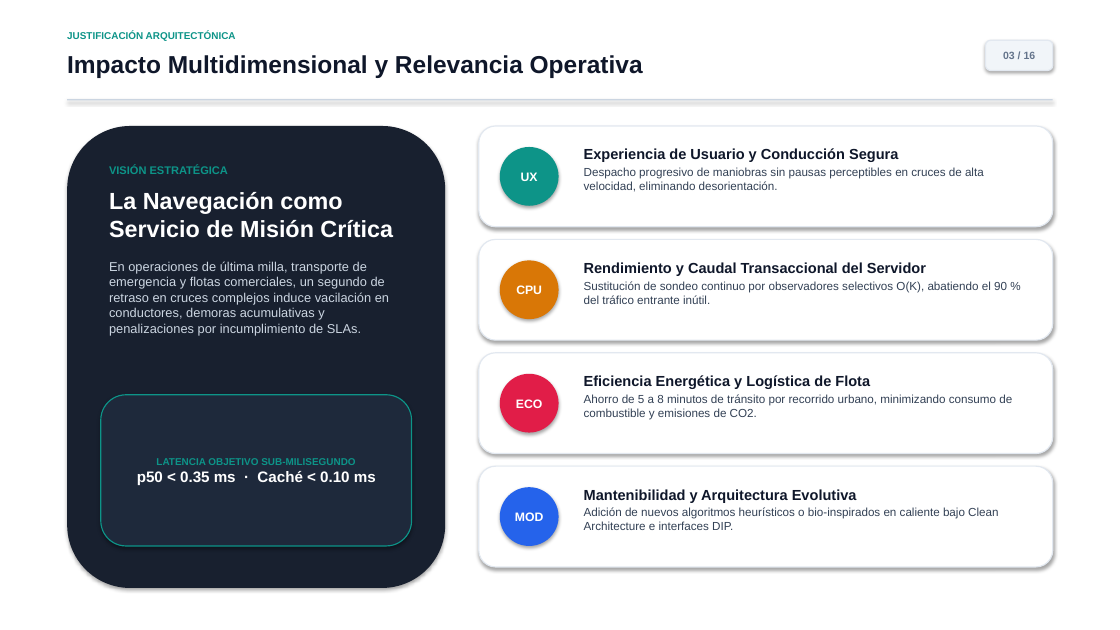
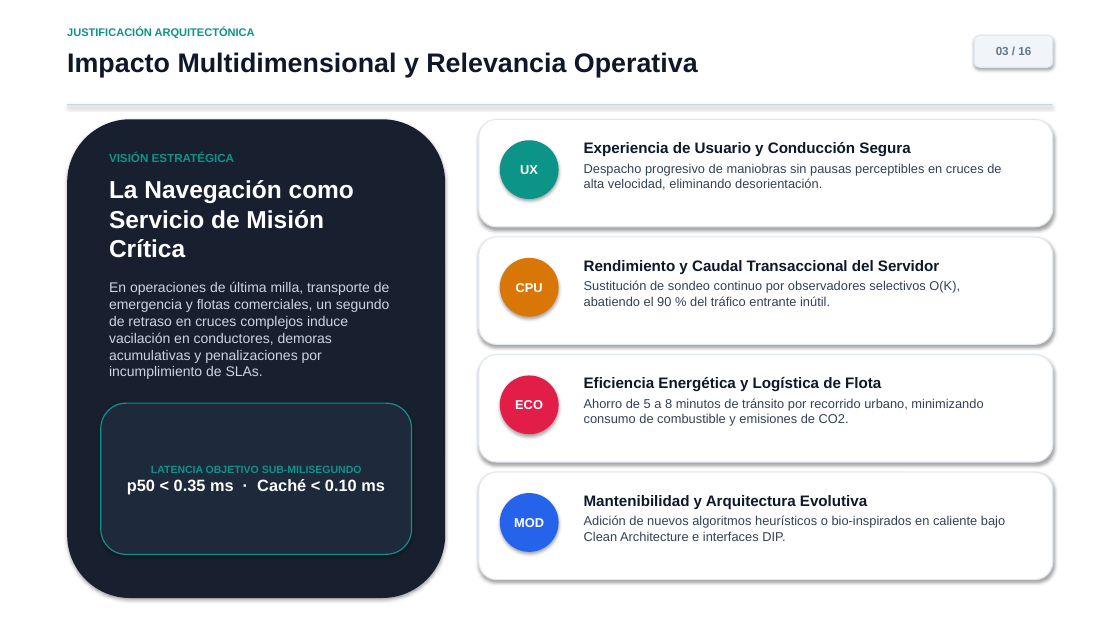
Before and after one commit to Alboguaci/nexusnav-routing-architecture, a slide deck: slide 3 of NexusNav_Presentacion_Arquitectura.pptx. Drawn at 1120x630 pixels with LibreOffice and Linux fonts; fonts in the diff are those of the drawing. Boxes give left, top, right and bottom in pixels: in the first picture for what was removed or moved away, otherwise in the second. Text is boxed around its words. In the diff, an @@ line names an element or a change of style, - is before the commit and + after.

```diff
--- a/NexusNav_Presentacion_Arquitectura.pptx
+++ b/NexusNav_Presentacion_Arquitectura.pptx
@@ text "JUSTIFICACIÓN ARQUITECTÓNICA" at (67, 27, 255, 38): size 8.5 to 9.5 pt @@
@@ text "Impacto Multidimensional y Relevancia Operativa" at (67, 52, 698, 77): size 21 to 23 pt @@
@@ rounded rectangle "03 / 16": place and size @@
-rounded rectangle "03 / 16" at (986, 40, 1053, 71)
+rounded rectangle "03 / 16" at (975, 35, 1053, 67)
@@ rounded rectangle "03 / 16" at (975, 35, 1053, 67): size 9 to 10 pt @@
@@ rectangle: place and size @@
-rectangle at (67, 99, 1053, 101)
+rectangle at (67, 104, 1053, 106)
@@ rounded rectangle: place and size @@
-rounded rectangle at (67, 126, 445, 588)
+rounded rectangle at (67, 119, 445, 598)
@@ rounded rectangle: place and size @@
-rounded rectangle at (479, 126, 1053, 227)
+rounded rectangle at (479, 119, 1053, 227)
@@ text "VISIÓN ESTRATÉGICA": place and size @@
-text "VISIÓN ESTRATÉGICA" at (109, 166, 393, 336)
+text "VISIÓN ESTRATÉGICA" at (109, 154, 390, 379)
@@ text "VISIÓN ESTRATÉGICA" at (109, 154, 390, 379): size 9.5 to 10 pt in "VISIÓN ESTRATÉGICA"; size 20 to 21 pt in "La Navegación como Servicio de Misión Crítica"; size 11 to 12 pt in "En operaciones de última milla, transporte de ..." @@
@@ size 10.5 to 11 pt in 4 elements at (500, 376, 559, 434), (500, 258, 559, 317), (500, 493, 559, 552), (500, 140, 559, 199) @@
@@ ellipse "UX": place and size @@
-ellipse "UX" at (500, 147, 559, 206)
+ellipse "UX" at (500, 140, 559, 199)
@@ text "Experiencia de Usuario y Conducción ..." at (584, 142, 1001, 190): size 12.5 to 13 pt in "Experiencia de Usuario y Conducción Segura"; size 10 to 11 pt in "Despacho progresivo de maniobras sin pausas perceptibles ..."; more space between paragraphs @@
@@ rounded rectangle: place and size @@
-rounded rectangle at (479, 239, 1053, 340)
+rounded rectangle at (479, 237, 1053, 344)
@@ text "Rendimiento y Caudal Transaccional del ..." at (584, 260, 960, 306): size 12.5 to 13 pt in "Rendimiento y Caudal Transaccional del Servidor"; size 10 to 11 pt in "Sustitución de sondeo continuo por observadores selectivos ..."; more space between paragraphs @@
@@ rounded rectangle: place and size @@
-rounded rectangle at (479, 353, 1053, 454)
+rounded rectangle at (479, 355, 1053, 462)
@@ text "Eficiencia Energética y Logística de ..." at (584, 377, 983, 426): size 12.5 to 13 pt in "Eficiencia Energética y Logística de Flota"; size 10 to 11 pt in "Ahorro de 5 a 8 minutos de ..."; more space between paragraphs @@
@@ rounded rectangle "LATENCIA OBJETIVO SUB-MILISEGUNDO": place and size @@
-rounded rectangle "LATENCIA OBJETIVO SUB-MILISEGUNDO" at (101, 395, 412, 546)
+rounded rectangle "LATENCIA OBJETIVO SUB-MILISEGUNDO" at (101, 403, 412, 555)
@@ rounded rectangle "LATENCIA OBJETIVO SUB-MILISEGUNDO" at (101, 403, 412, 555): size 8.5 to 9 pt in "LATENCIA OBJETIVO SUB-MILISEGUNDO"; size 13 to 14 pt in "p50 < 0.35 ms · Caché < ..." @@
@@ rounded rectangle: place and size @@
-rounded rectangle at (479, 466, 1053, 567)
+rounded rectangle at (479, 472, 1053, 580)
@@ ellipse "MOD": place and size @@
-ellipse "MOD" at (500, 487, 559, 546)
+ellipse "MOD" at (500, 493, 559, 552)
@@ text "Mantenibilidad y Arquitectura Evolutiva" at (584, 495, 1005, 541): size 12.5 to 13 pt in "Mantenibilidad y Arquitectura Evolutiva"; size 10 to 11 pt in "Adición de nuevos algoritmos heurísticos o bio-inspirados ..."; more space between paragraphs @@
```
Also in this commit, not shown: 15 other slides changed, 3 other files.
